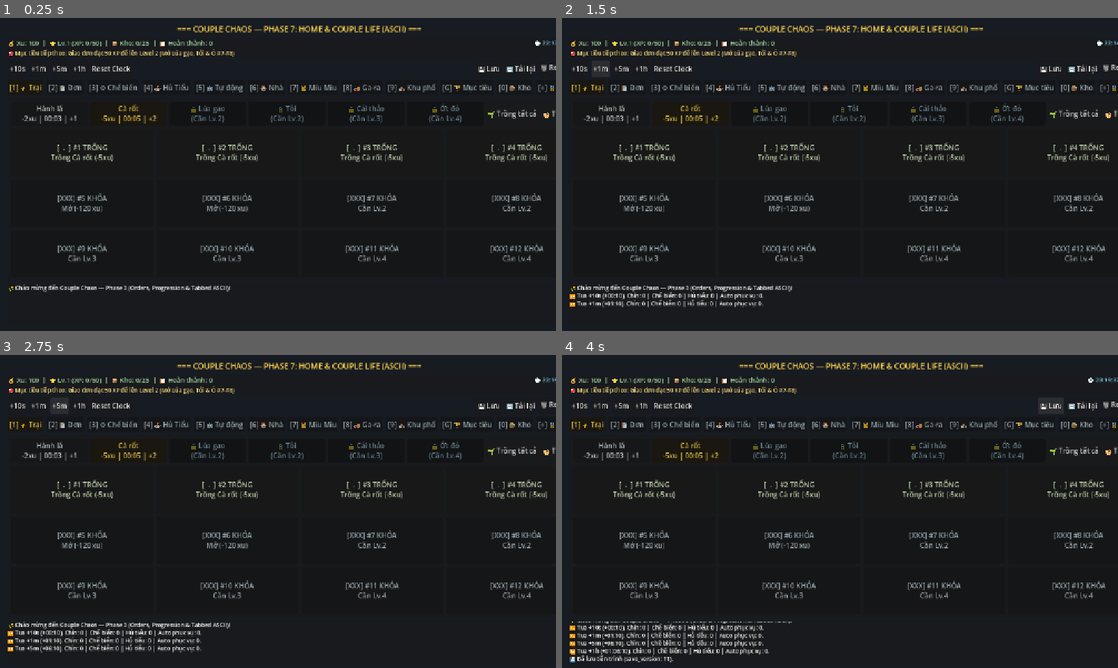
Above: before the commit, frames 1-4 (two rows, left to right).
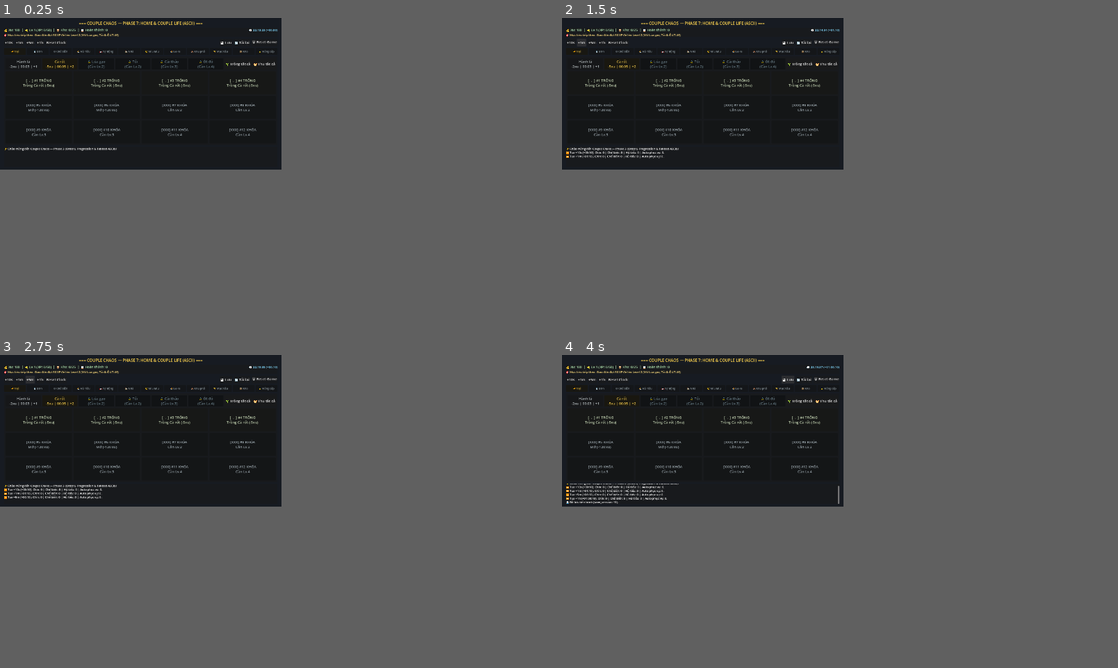
Above: after the commit, the same moments.

Repository: thanh-pham2k/3d-asset-demo
Game: Godot game, scene res://scenes/ascii/ascii_farm_main.tscn
Same seed, same stepped clock (60 frames per second), same inputs: the game is played once before the commit and once after it.
Inputs:
- Up to frame 1 (0.25 s): no input
- Up to frame 2 (1.5 s): click "+10s" at 0.5 s; click "+1m" at 1.25 s
- Up to frame 3 (2.75 s): click "+5m" at 2 s
- Up to frame 4 (4 s): click "+1h" at 2.75 s; click "💾 Lưu" at 3.5 s
In our replay, the window is 800x450 before the commit and 405x218 after it. These sizes can differ from the game's own. Grey fills any space a smaller window leaves; there, only what the larger window draws over its background counts as a difference.

The runs differ from the first frame. In frame 1, 7.2% of the frame differs, in the area x 0-100%, y 1-88%; in frame 2, 8.1%; in frame 3, 8.6%; in frame 4, 9.2%, in the area x 0-100%, y 1-99%.

Commit message:
fix: polish garage repair/bonuses and fit ASCII UI inside window

Diff:
--- a/data/garage/garage.json
+++ b/data/garage/garage.json
@@ -14,7 +14,7 @@
       "ascii": "o==o>",
       "min_level": 2,
       "repair_cost": 40,
-      "repair_items": { "carrot": 2 }
+      "repair_items": {}
     },
     {
       "id": "mini_van",
@@ -22,7 +22,7 @@
       "ascii": "[===|o>",
       "min_level": 3,
       "repair_cost": 120,
-      "repair_items": { "noodle_sheet": 2, "garlic_broth": 1 }
+      "repair_items": {}
     }
   ],
   "routes": [
@@ -35,7 +35,7 @@
       "requirements": { "carrot": 3, "scallion": 2 },
       "reward_coins": 45,
       "reward_xp": 25,
-      "special_reward": { "type": "home_furniture", "id": "string_lights", "display_name": "Đèn Dây Lấp Lánh (Nhà)" }
+      "first_clear_bonus": { "coins": 25, "xp": 15 }
     },
     {
       "id": "route_noodle_hub",
@@ -46,7 +46,7 @@
       "requirements": { "herb_seasoning": 1, "carrot_pickles": 1 },
       "reward_coins": 55,
       "reward_xp": 30,
-      "special_reward": { "type": "pet_item", "id": "ribbon_bow", "display_name": "Nơ Cổ Xinh (Miu Miu)" }
+      "first_clear_bonus": { "coins": 30, "xp": 20 }
     },
     {
       "id": "route_night_market",
@@ -57,7 +57,7 @@
       "requirements": { "noodle_sheet": 2, "garlic_broth": 1 },
       "reward_coins": 85,
       "reward_xp": 45,
-      "special_reward": { "type": "home_furniture", "id": "hammock_chair", "display_name": "Ghế Xích Đu (Nhà)" }
+      "first_clear_bonus": { "coins": 45, "xp": 25 }
     },
     {
       "id": "route_riverside",
@@ -68,7 +68,7 @@
       "requirements": { "chili_satay": 1, "cabbage": 2, "rice": 2 },
       "reward_coins": 110,
       "reward_xp": 60,
-      "special_reward": { "type": "pet_item", "id": "cat_tree", "display_name": "Cây Leo Mèo (Miu Miu)" }
+      "first_clear_bonus": { "coins": 60, "xp": 35 }
     }
   ]
 }
--- a/project.godot
+++ b/project.godot
@@ -18,6 +18,8 @@
 
 window/size/viewport_width=1280
 window/size/viewport_height=720
+window/size/window_width_override=1600
+window/size/window_height_override=900
 window/size/mode=0
 window/stretch/mode="canvas_items"
-window/stretch/aspect="expand"
+window/stretch/aspect="ignore"
--- a/scenes/ascii/ascii_farm_main.gd
+++ b/scenes/ascii/ascii_farm_main.gd
@@ -116,10 +116,25 @@
 var _refresh_accum: float = 0.0
 
 func _ready() -> void:
+	_apply_comfortable_window_size()
 	world = WorldState.new()
 	_build_ascii_ui()
 	_load_initial_state()
 	_switch_tab(Tab.FARM)
+
+func _apply_comfortable_window_size() -> void:
+	if DisplayServer.get_name() == "headless":
+		return
+	var win := get_window()
+	if win == null:
+		return
+	var usable := DisplayServer.screen_get_usable_rect(win.current_screen)
+	if usable.size.x > 0 and usable.size.y > 0:
+		var target_w := int(round(float(usable.size.x) * 0.90))
+		var target_h := int(round(float(usable.size.y) * 0.88))
+		win.mode = Window.MODE_WINDOWED
+		win.size = Vector2i(target_w, target_h)
+		win.position = usable.position + Vector2i((usable.size.x - target_w) / 2, (usable.size.y - target_h) / 2)
 
 func _notification(what: int) -> void:
 	if what == NOTIFICATION_WM_CLOSE_REQUEST and world != null:
@@ -283,25 +298,27 @@
 
 	# Tab Navigation Bar
 	var tabs_hbox := HBoxContainer.new()
-	tabs_hbox.add_theme_constant_override("separation", 8)
+	tabs_hbox.add_theme_constant_override("separation", 4)
 	root_vbox.add_child(tabs_hbox)
 	for tab_def in [
-		{"id": Tab.FARM, "label": "[1] 🌾 Trại"},
-		{"id": Tab.ORDERS, "label": "[2] 📋 Đơn"},
-		{"id": Tab.PRODUCTION, "label": "[3] ⚙️ Chế biến"},
-		{"id": Tab.RESTAURANT, "label": "[4] 🍜 Hủ Tiếu"},
-		{"id": Tab.AUTOMATION, "label": "[5] 🤖 Tự động"},
-		{"id": Tab.HOME, "label": "[6] 🏠 Nhà"},
-		{"id": Tab.PETS, "label": "[7] 🐱 Miu Miu"},
-		{"id": Tab.GARAGE, "label": "[8] 🚚 Ga-ra"},
-		{"id": Tab.NEIGHBORHOOD, "label": "[9] 🏘️ Khu phố"},
-		{"id": Tab.GOALS, "label": "[G] 🏆 Mục tiêu"},
-		{"id": Tab.INVENTORY, "label": "[0] 📦 Kho"},
-		{"id": Tab.UPGRADES, "label": "[+] 🔓 Nâng cấp"}
+		{"id": Tab.FARM, "label": "🌾 Trại"},
+		{"id": Tab.ORDERS, "label": "📋 Đơn"},
+		{"id": Tab.PRODUCTION, "label": "⚙️ Chế biến"},
+		{"id": Tab.RESTAURANT, "label": "🍜 Hủ Tiếu"},
+		{"id": Tab.AUTOMATION, "label": "🤖 Tự động"},
+		{"id": Tab.HOME, "label": "🏠 Nhà"},
+		{"id": Tab.PETS, "label": "🐱 Miu Miu"},
+		{"id": Tab.GARAGE, "label": "🚚 Ga-ra"},
+		{"id": Tab.NEIGHBORHOOD, "label": "🏘️ Khu phố"},
+		{"id": Tab.GOALS, "label": "🏆 Mục tiêu"},
+		{"id": Tab.INVENTORY, "label": "📦 Kho"},
+		{"id": Tab.UPGRADES, "label": "🔓 Nâng cấp"}
 	]:
 		var t_btn := Button.new()
 		t_btn.size_flags_horizontal = Control.SIZE_EXPAND_FILL
-		t_btn.custom_minimum_size = Vector2(0, 34)
+		t_btn.custom_minimum_size = Vector2(0, 32)
+		t_btn.clip_text = true
+		t_btn.add_theme_font_size_override("font_size", 12)
 		t_btn.text = String(tab_def["label"])
 		var tid: Tab = tab_def["id"]
 		t_btn.pressed.connect(_switch_tab.bind(tid))
@@ -1010,7 +1027,7 @@
 	garage_active_box.add_child(right)
 
 	var r_title := Label.new()
-	r_title.text = "🗺️ TUYẾN GIAO HÀNG & PHẦN THƯỞNG ĐẶC BIỆT"
+	r_title.text = "🗺️ TUYẾN GIAO HÀNG & THƯỞNG MỞ TUYẾN"
 	r_title.add_theme_color_override("font_color", Color("80d8ff"))
 	right.add_child(r_title)
 
@@ -2461,11 +2478,12 @@
 			for iid: String in req_items.keys():
 				req_parts.append("%s x%d" % [iid, int(req_items[iid])])
 			var r_cost := int(v_cfg.get("repair_cost", 0))
+			var cost_str := ("Sửa: %d xu" % r_cost) if req_parts.is_empty() else ("Sửa: %d xu + %s" % [r_cost, ", ".join(req_parts)])
 			v_lbl.text = "%s %s (Lv.%d) — %s" % [
 				String(v_cfg.get("ascii", "🚚")),
 				String(v_cfg.get("display_name", vid)),
 				int(v_cfg.get("min_level", 2)),
-				"Đã sẵn sàng" if repaired else ("Sửa: %d xu + %s" % [r_cost, ", ".join(req_parts)])
+				"Đã sẵn sàng" if repaired else cost_str
 			]
 			v_btn.text = "✓ Sẵn sàng" if repaired else "🔧 Sửa xe"
 			v_btn.disabled = repaired
@@ -2523,11 +2541,11 @@
 			var req_txt: Array[String] = []
 			for iid: String in reqs.keys():
 				req_txt.append("%s x%d" % [iid, int(reqs[iid])])
-			var spec := r_cfg.get("special_reward", {}) as Dictionary
+			var bonus := r_cfg.get("first_clear_bonus", {}) as Dictionary
 			var spec_txt := ""
-			if not spec.is_empty():
+			if not bonus.is_empty():
 				var claimed := world.garage.claimed_route_rewards.has(rid)
-				spec_txt = " | 🎁 %s%s" % [String(spec.get("display_name", "")), " ✓" if claimed else ""]
+				spec_txt = " | 🎁 Lần đầu: +%dxu, +%dXP%s" % [int(bonus.get("coins", 0)), int(bonus.get("xp", 0)), " ✓" if claimed else ""]
 			r_lbl.text = "%s (Lv.%d, %ds) — Cần: %s\nThưởng: +%d xu, +%d XP%s" % [
 				String(r_cfg.get("display_name", rid)),
 				int(r_cfg.get("min_level", 2)),
--- a/scripts/garage/garage_system.gd
+++ b/scripts/garage/garage_system.gd
@@ -289,27 +289,16 @@
 	var special_granted := ""
 	if routes_by_id.has(rid) and not claimed_route_rewards.has(rid):
 		var r_cfg := routes_by_id[rid] as Dictionary
-		var spec := r_cfg.get("special_reward", {}) as Dictionary
-		if not spec.is_empty():
+		var bonus := r_cfg.get("first_clear_bonus", {}) as Dictionary
+		if not bonus.is_empty():
 			claimed_route_rewards[rid] = true
-			var s_type := String(spec.get("type", ""))
-			var s_id := String(spec.get("id", ""))
-			var s_name := String(spec.get("display_name", s_id))
-			if s_type == "home_furniture" and home != null and home.items_by_id.has(s_id):
-				if not home.owned_furniture.has(s_id):
-					home.owned_furniture[s_id] = true
-					special_granted = s_name
-				elif wallet != null:
-					wallet.earn(25)
-					special_granted = s_name + " (đã có → +25 xu)"
-			elif s_type == "pet_item" and pets != null and pets.items_by_id.has(s_id):
-				if not pets.owned_items.has(s_id):
-					pets.owned_items[s_id] = true
-					pets._sync_unlocked_behaviors()
-					special_granted = s_name
-				elif wallet != null:
-					wallet.earn(25)
-					special_granted = s_name + " (đã có → +25 xu)"
+			var b_coins := maxi(0, int(bonus.get("coins", 0)))
+			var b_xp := maxi(0, int(bonus.get("xp", 0)))
+			if b_coins > 0 and wallet != null:
+				wallet.earn(b_coins)
+			if b_xp > 0 and progression != null:
+				lv_res = progression.add_xp(b_xp)
+			special_granted = "+%d xu, +%d XP (Mở tuyến lần đầu)" % [b_coins, b_xp]
 
 	garage_changed.emit()
 	return {
